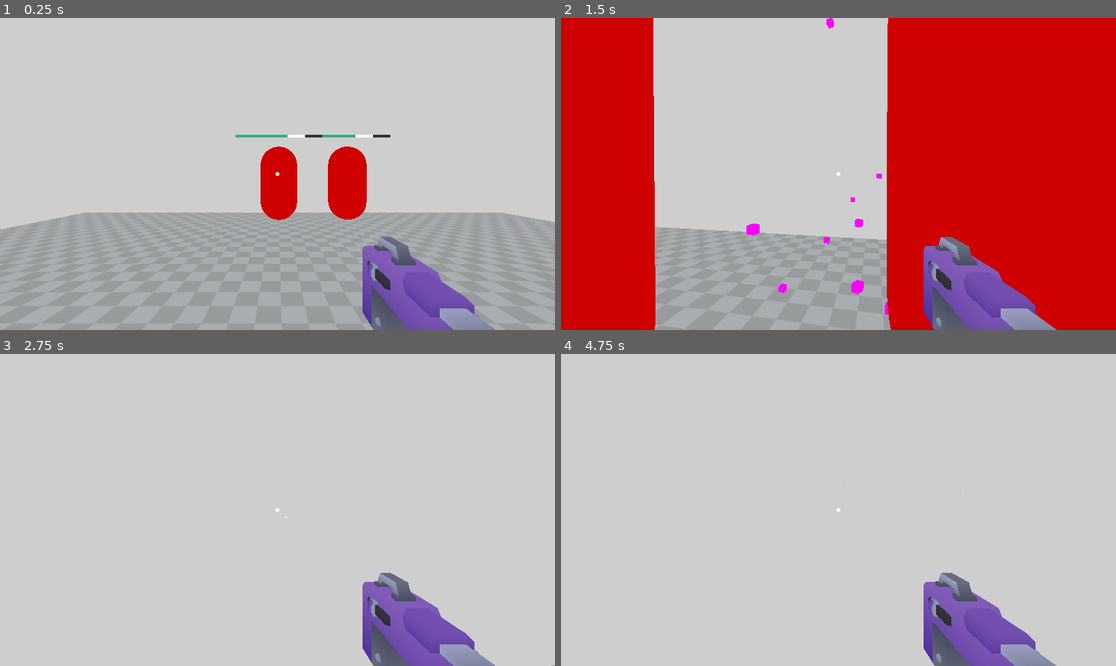
Above: before the commit, frames 1-4 (two rows, left to right).
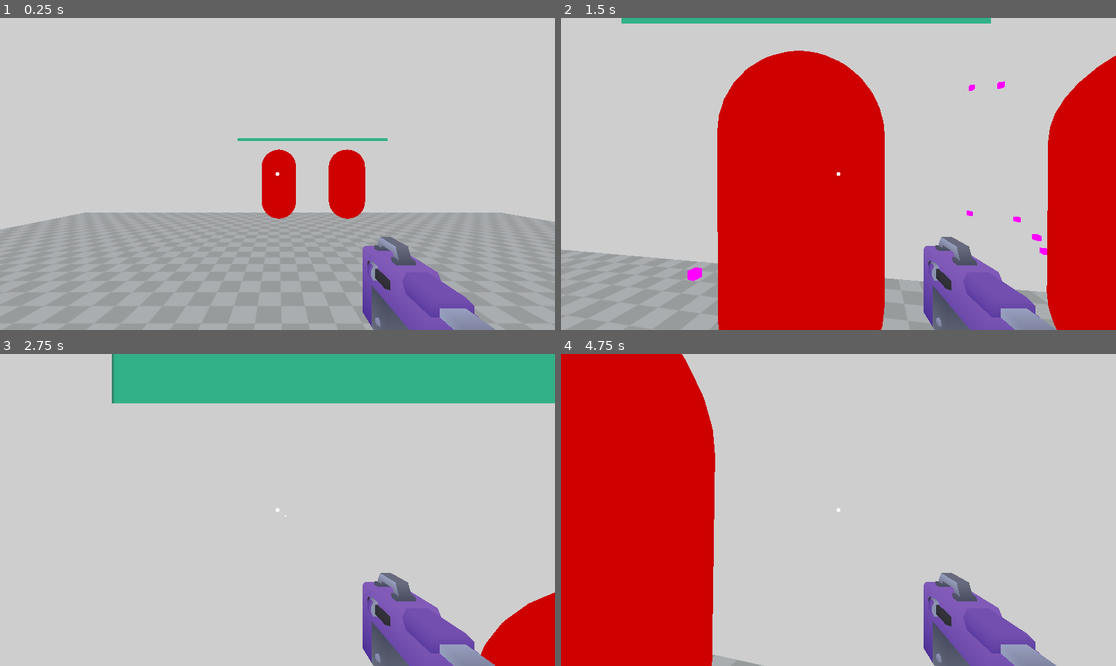
Above: after the commit, the same moments.

Repository: NiallEccles/hordecore
Game: Godot game, scene res://Stages/Main/Main.tscn
The game is run twice, just before and just after one commit, with the same random seed, the same clock (stepped at 60 frames per second) and the same inputs.
Inputs (mouse positions are in pixels of both pictures, inside the frame that each line leads up to):
- Up to frame 1 (0.25 s): no input
- Up to frame 2 (1.5 s): tap Enter (ui_accept) at 0.5, 0.77 s; move the mouse to (866, 174) at 0.52 s; press the mouse at (866, 174) at 0.53 s; hold W (forward) from 0.53 s (still down); move the mouse to (810, 174) at 1.27 s; release the mouse at (810, 174) at 1.28 s; click (810, 174) at 1.35 s
- Up to frame 3 (2.75 s): keep holding W (forward); tap Enter (ui_accept) at 1.52 s; move the mouse to (288, 503) at 2.02 s; press the mouse at (288, 503) at 2.03 s
- Up to frame 4 (4.75 s): keep holding W (forward); move the mouse to (832, 516) at 2.77 s; release the mouse at (832, 516) at 2.78 s; click (832, 516) at 2.85 s; tap Enter (ui_accept) at 3.02, 3.77, 4.52 s; move the mouse to (877, 513) at 3.52 s; press the mouse at (877, 513) at 3.53 s; move the mouse to (794, 506) at 4.27 s; release the mouse at (794, 506) at 4.28 s; click (794, 506) at 4.35 s

The runs differ from the first frame. In frame 1, 0.8% of the frame differs, in the area x 42-71%, y 37-65%; in frame 2, 71%, in the area x 0-100%, y 0-100%; in frame 3, 15%; in frame 4, 27%.

Commit message:
Hook up to HealthBar and Health

Diff:
--- a/Entities/Enemy/Enemy.gd
+++ b/Entities/Enemy/Enemy.gd
@@ -1,14 +1,17 @@
 extends CharacterBody3D
 
-var SPEED = 2.0
+var SPEED = 0
 @onready var nav_agent: NavigationAgent3D = $NavigationAgent3D
 @onready var health_component: HealthComponent = $Health
+@onready var health_bar: ProgressBar = $SubViewport/HealthBar
 
 func _ready() -> void:
 	# Connect to health component signals
 	if health_component:
 		health_component.died.connect(_on_died)
 		health_component.damage_taken.connect(_on_damage_taken)
+
+	health_bar.init(health_component.max_health)
 
 func _physics_process(delta):
 	var current_location = global_transform.origin
@@ -31,3 +34,7 @@
 func _on_damage_taken(amount: float) -> void:
 	# Optional: Add visual feedback when damaged (flash, sound, etc.)
 	print("Enemy took ", amount, " damage!")
+
+
+func _on_health_health_changed(new_health: Variant, max_health: Variant) -> void:
+	health_bar.health = new_health
